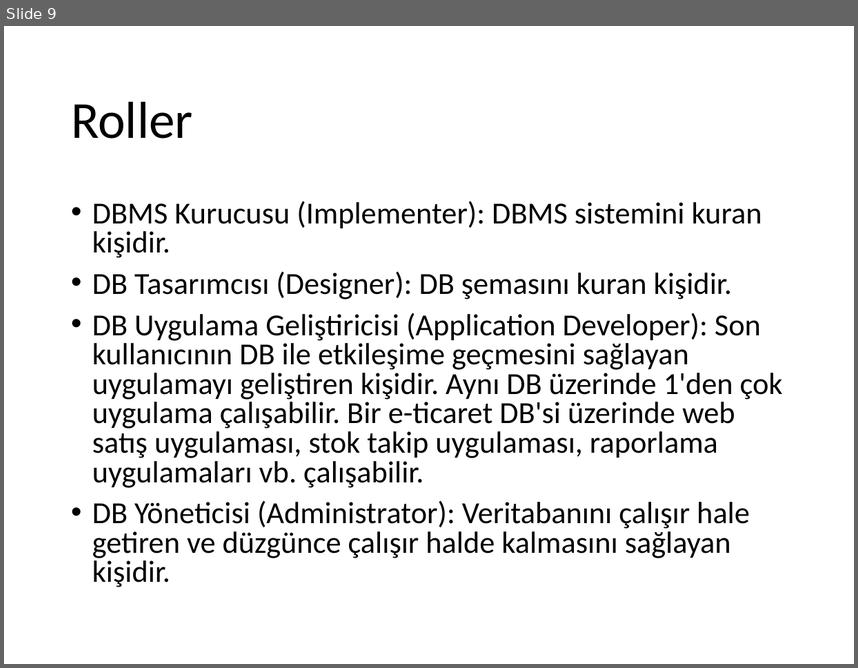
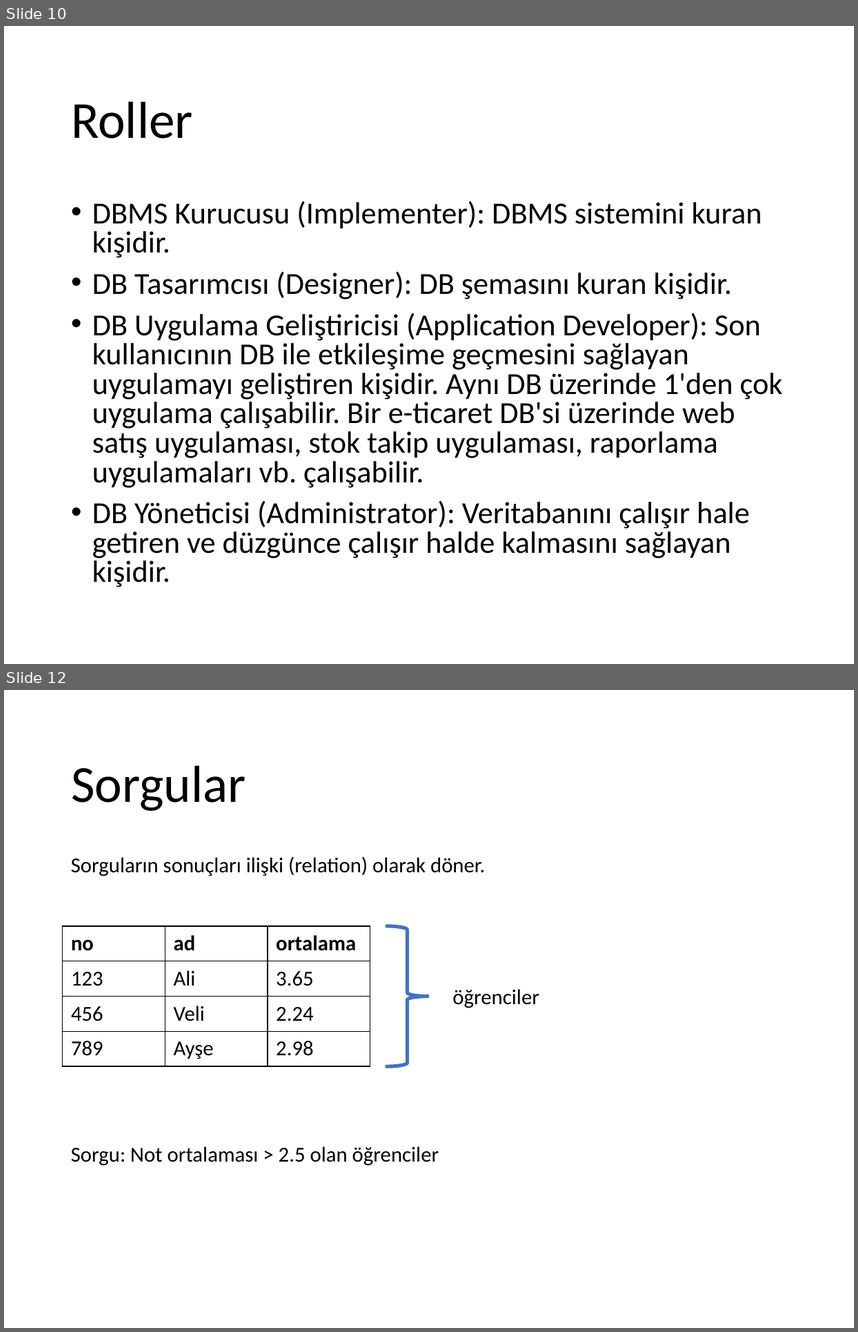
Before and after one commit to ihpar/dbms, a slide deck: Slides/Ders 0.pptx. Shown one above the other, each under a label of ours: slide 9 before the commit, slides 10 and 12 after it; the slides between them are not shown. The pictures are 858x668 and 858x1332 pixels, drawn with LibreOffice and Linux fonts; fonts in the diff are those of the drawing. Boxes give left, top, right and bottom in pixels: in the first picture for what was removed or moved away, otherwise in the second. Text is boxed around its words. In the diff, an @@ line names an element or a change of style, - is before the commit and + after.

```diff
--- a/Slides/Ders 0.pptx
+++ b/Slides/Ders 0.pptx
@@ slide 12 added at (4,690,854,1328), background #FFFFFF @@
@@ title added at (71,765,246,811), 44 pt, text #000000 @@
+Sorgular
@@ text added at (71,856,485,876), 18 pt, text #000000 @@
+Sorguların sonuçları ilişki (relation) olarak döner.
@@ table added at (63,925,371,1066), 4 rows, 3 columns @@
+no | ad | ortalama
+123 | Ali | 3.65
+456 | Veli | 2.24
+789 | Ayşe | 2.98
@@ right brace added at (386,925,429,1066), outline #4472C4 3 pt @@
@@ text added at (452,989,539,1008), 18 pt, text #000000 @@
+öğrenciler
@@ text added at (71,1146,439,1165), 18 pt, text #000000 @@
+Sorgu: Not ortalaması > 2.5 olan öğrenciler
@@ what was slide 9 is now slide 10 @@
```
Also in this commit, not shown: 1 slide changed, 4 other slides added.
